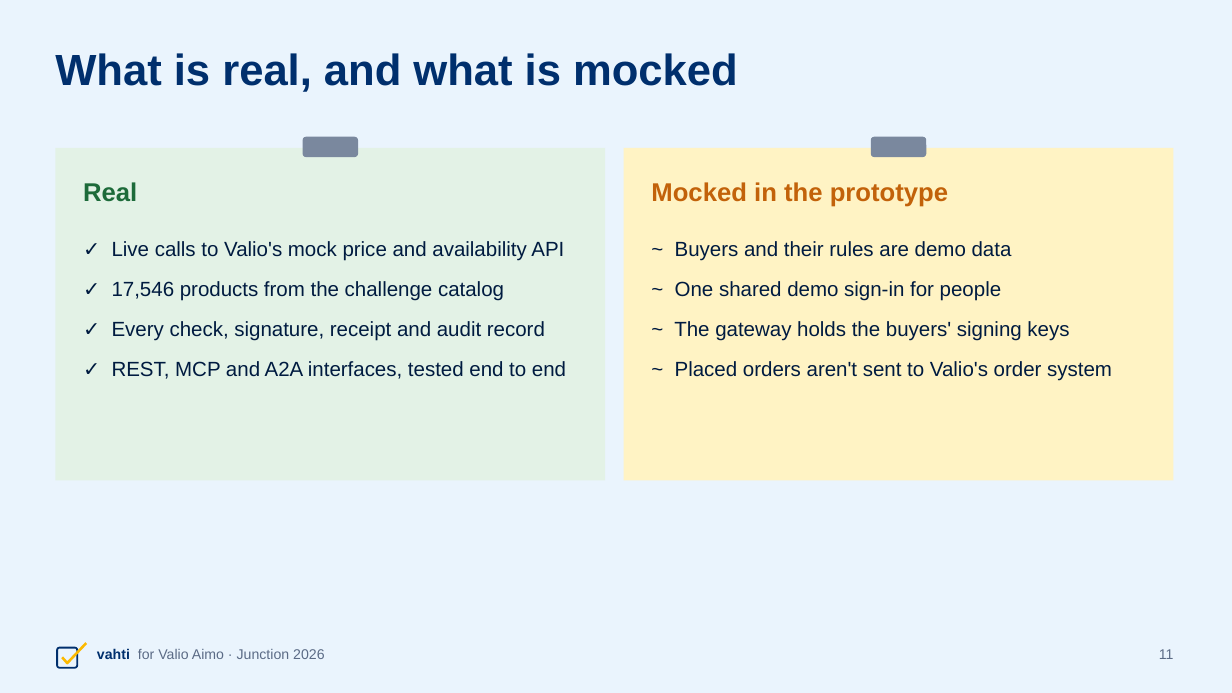
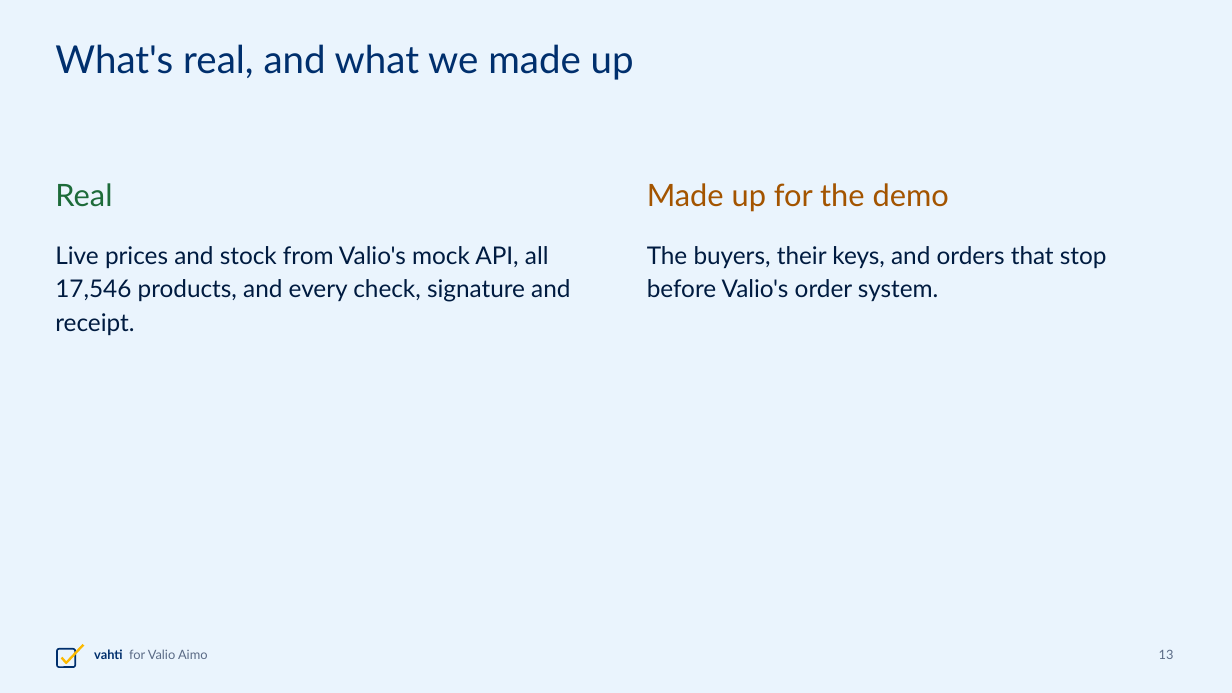
Before and after one commit to Asmoww/junction-valio, a slide deck: slide 13 of docs/presentation/vahti-pitch.pptx (slide 11 before the commit). Drawn at 1232x693 pixels with LibreOffice and Linux fonts; fonts in the diff are those of the drawing. Boxes give left, top, right and bottom in pixels: in the first picture for what was removed or moved away, otherwise in the second. Text is boxed around its words. In the diff, an @@ line names an element or a change of style, - is before the commit and + after.

```diff
--- a/docs/presentation/vahti-pitch.pptx
+++ b/docs/presentation/vahti-pitch.pptx
@@ text at box(55, 44, 634, 80): text changed; size 34 to 30 pt; font Arial to Lato; bold off @@
-What is real, and what is mocked
+What's real, and what we made up
@@ rectangle removed at box(55, 148, 605, 481) @@
@@ rounded rectangle removed at box(302, 137, 358, 157) @@
@@ rectangle removed at box(624, 148, 1174, 481) @@
@@ rounded rectangle removed at box(871, 137, 926, 157) @@
@@ text "Real": place and size @@
-text "Real" at box(83, 182, 137, 202)
+text "Real" at box(55, 183, 112, 207)
@@ text "Real" at box(55, 183, 112, 207): size 20 to 24 pt, font Arial to Lato, bold off @@
@@ text at box(647, 183, 949, 212): text changed; size 20 to 24 pt; font Arial to Lato; text colour #C2620A to #A35400; bold off @@
-Mocked in the prototype
+Made up for the demo
@@ text at box(55, 246, 570, 336): text changed; size 16 to 19 pt; font Arial to Lato @@
-✓ Live calls to Valio's mock price and availability API
-✓ 17,546 products from the challenge catalog
-✓ Every check, signature, receipt and audit record
-✓ REST, MCP and A2A interfaces, tested end to end
+Live prices and stock from Valio's mock API, all 17,546 products, and every check, signature and receipt.
@@ text at box(647, 246, 1107, 301): text changed; size 16 to 19 pt; font Arial to Lato @@
-~ Buyers and their rules are demo data
-~ One shared demo sign-in for people
-~ The gateway holds the buyers' signing keys
-~ Placed orders aren't sent to Valio's order system
+The buyers, their keys, and orders that stop before Valio's order system.
@@ rounded rectangle at box(57, 649, 76, 667): outline #002F6D 1.43 pt to #002F6D 1.3 pt @@
@@ freeform shape at box(62, 645, 84, 664): outline #FCB900 1.98 pt to #FCB900 1.8 pt; outline redrawn @@
@@ text at box(94, 649, 208, 659): text changed; size 11 to 10 pt; font Arial to Lato @@
-vahti for Valio Aimo · Junction 2026
+vahti for Valio Aimo
@@ text removed at box(1159, 649, 1174, 659) @@
-11
@@ text added at box(1159, 650, 1174, 659), 10 pt, text #5B6B86 @@
+13
```
Also in this commit, not shown: 6 other slides changed, 9 slides added, 5 slides removed, 24 other files.
